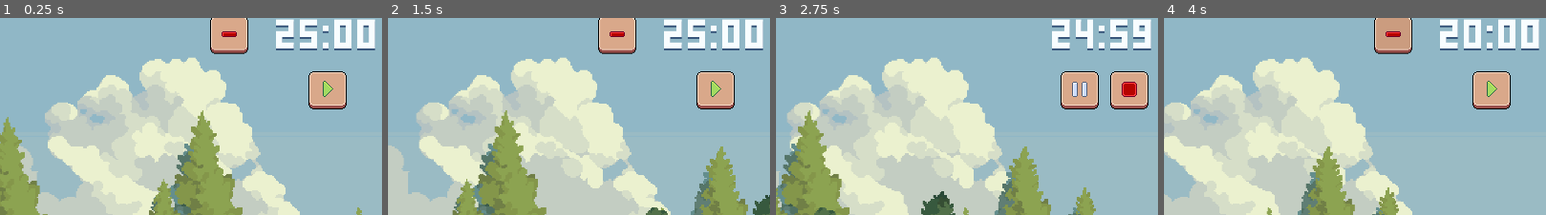
Above: before the commit, frames 1-4 (left to right).
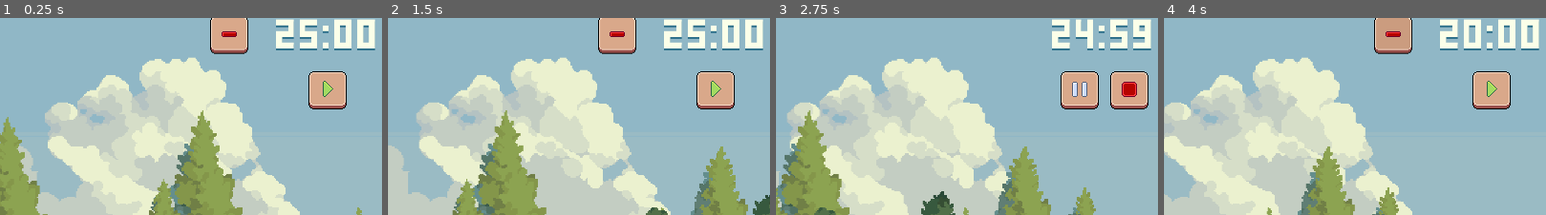
Above: after the commit, the same moments.

Repository: justkuzan/pomodoro-timer
Game: Godot game, scene res://Scenes/GameMainScene/game_main_scene.tscn
Two runs of this game, one before a commit and one after it. Both use one fixed random seed, a clock stepped at 60 frames per second and the inputs below.
Inputs (mouse positions are % of the whole screen's width and height, from its top left):
- Up to frame 1 (0.25 s): no input
- Up to frame 2 (1.5 s): click (50, 20) at 0.5 s; click (53, 20) at 1.25 s
- Up to frame 3 (2.75 s): click (50, 20) at 2 s
- Up to frame 4 (4 s): click (53, 20) at 2.75 s; click (37, 6) at 3.5 s
The pictures show only the part of the screen within x 7-57%, y 2-52%; the shares and areas given below are measured in that part.

The runs differ from the first frame. In frame 1, 0.3% of the frame differs, in the area x 72-98%, y 3-17%; in frame 2, 0.3%; in frame 3, 0.3%; in frame 4, 0.3%.

Commit message:
Add custom mouse cursor and assets
Added custom cursor texture.

Configured hardware cursor in project settings.

Diff:
--- a/Scenes/GameMainScene/game_main_scene.gd
+++ b/Scenes/GameMainScene/game_main_scene.gd
@@ -11,5 +11,5 @@
 
 
 # Called every frame. 'delta' is the elapsed time since the previous frame.
-func _process(delta: float) -> void:
-	pass
+#func _process(delta: float) -> void:
+	#pass
--- a/Scenes/Work Timer/work_timer_scene.tscn
+++ b/Scenes/Work Timer/work_timer_scene.tscn
@@ -5,9 +5,9 @@
 
 [sub_resource type="LabelSettings" id="LabelSettings_g32yk"]
 font_size = 160
-font_color = Color(0.972549, 0.99215686, 1, 1)
+font_color = Color(0.9843137, 1, 0.9137255, 1)
 shadow_size = 0
-shadow_color = Color(0.15686275, 0.27058825, 0.43137255, 0.84705883)
+shadow_color = Color(0.05882353, 0.3529412, 0.46666667, 0.7490196)
 shadow_offset = Vector2(0, 5)
 
 [node name="work_timer_scene" type="Node2D"]
--- a/project.godot
+++ b/project.godot
@@ -33,6 +33,7 @@
 window/size/window_height_override=540
 window/stretch/mode="viewport"
 window/stretch/aspect="expand"
+mouse_cursor/custom_image="uid://88h43j7623ho"
 
 [rendering]
 
Binary file added: UI/HUD/Cursor/Graphic/cursor-default.png
Not shown, added: UI/HUD/Cursor/Graphic/cursor-default.png.import
